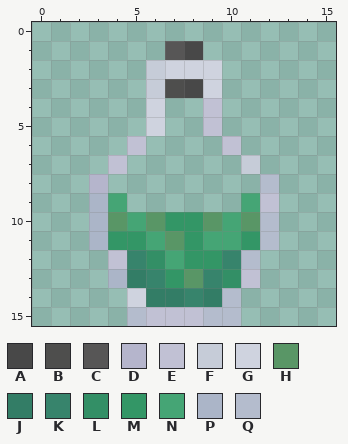
Pixel-art sprite: textures/warp_potion_6.png. Above: the version before the commit.
The file is 16x16 pixels. Colours within 5 levels of each other are drawn and written as one.
Palette (. is transparent): A #484848  B #4e4e4d  C #575656  D #b5b5cc  E #c1c1d4  F #c6ccd8  G #cfd3df  H #599666  J #337d66  K #37846c  L #338f66  M #339666  N #45a575  P #abb5c8  Q #b4bccd
New version:
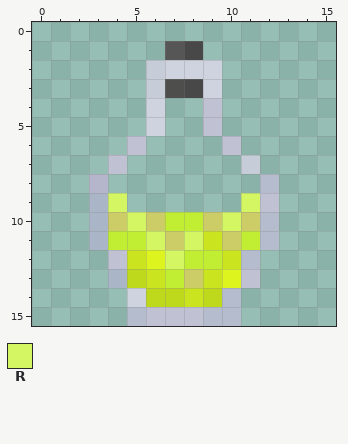
Colours new in this view: R #d4f663
From old to new:
Colour H changes from #599666 to #cccd66.
Colour J changes from #337d66 to #bed81b.
Colour K changes from #37846c to #cae420.
Colour L changes from #338f66 to #ddf41e.
Colour M changes from #339666 to #c1ee32.
The author changed colour N to colour H in row 11 at x 10.
The author changed colour N to colour K in row 11 at x 9.
The author changed colour M to colour R in row 11 at x 8.
The author changed colour N to colour R in row 9 at x 4 and 11; in row 10 at x 5 and 10; in row 11 at x 6; in row 12 at x 7.
